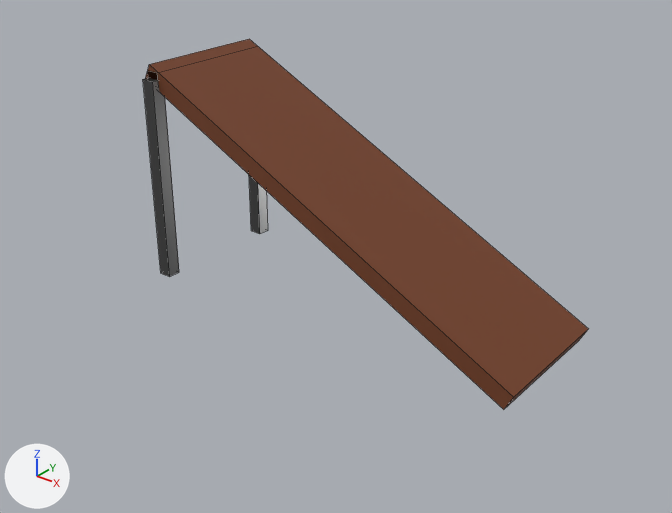
The FBX model Assets/Models/Tetrominos/Slides/VS2.fbx: old version first, new version second.
One viewpoint serves both versions: a 50 mm camera at (3.5, -4.66, 1.71) aimed at (-0.05, -0.23, -1.04). The axes (+X, +Y, +Z) are drawn at lower left. The lights are the same throughout. Mesh edges are drawn as thin lines. Where no turn or scale is listed for an object, it has been applied to the vertices.
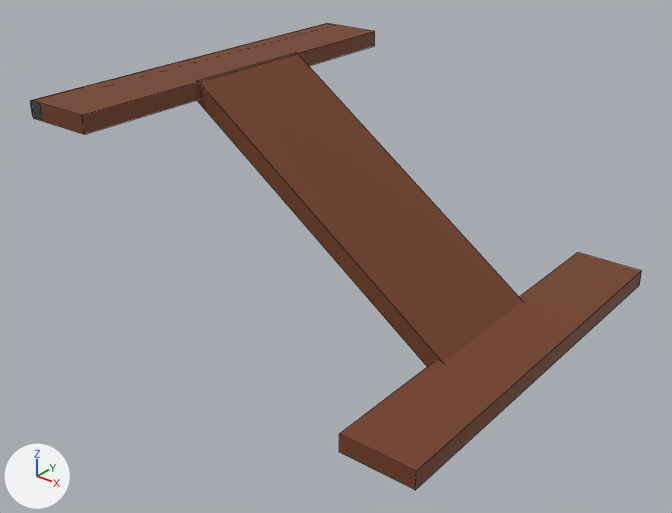
Where the newer file only moved an object's origin or applied its transform, the numbers keep the older frame.

What differs and where, as boxes (x1, y1, x2, y2) in the pictures (672 x 513 px):
'Cube.002', turned, rescaled: before (146, 39, 588, 409); after (197, 52, 523, 367)
'Cube.055', added (brown): after (339, 252, 642, 490)
'Cube.008', recoloured, reshaped: before (148, 72, 158, 80); after (31, 23, 375, 134)
'Cube.005', deleted: before (143, 78, 179, 277)
'Cube.007', deleted: before (249, 175, 268, 234)
'Cube.072', added: after (30, 101, 42, 120)

What the commit changed:
me_cube_020 has 8 vertices, 6 faces and spans x -0.05..0.05, y -0.5..0.5, z -0.05..0.05.
me_cube_020 is used by ob_cube_008; location (-1.45, 0.0, 0.0).
me_cube_020 no longer uses material mat_metall (dark grey #676767).
Part 1, on me_cube_020:
Vertex 0 of me_cube_020 moves from (-0.05, -0.5, -0.05) to (0.46, -1.45, -0.06) at pixel (84, 134).
Vertex 1 of me_cube_020 moves from (-0.05, -0.5, 0.05) at pixel (147, 70) to (0.46, -1.45, 0.06) at pixel (81, 115).
Vertex 2 of me_cube_020 moves from (-0.05, 0.5, -0.05) to (-0.04, -1.45, -0.06) at pixel (33, 118).
Vertex 3 of me_cube_020 moves from (-0.05, 0.5, 0.05) to (-0.04, -1.45, 0.06) at pixel (31, 100).
Vertex 4 of me_cube_020 moves from (0.05, -0.5, -0.05) at pixel (158, 87) to (0.46, 1.45, -0.06) at pixel (374, 46).
Vertex 5 of me_cube_020 moves from (0.05, -0.5, 0.05) at pixel (157, 72) to (0.46, 1.45, 0.06) at pixel (374, 31).
Vertex 6 of me_cube_020 moves from (0.05, 0.5, -0.05) to (-0.04, 1.45, -0.06).
Vertex 7 of me_cube_020 moves from (0.05, 0.5, 0.05) at pixel (257, 46) to (-0.04, 1.45, 0.06) at pixel (326, 23).
me_cube_020 now uses material mat_wood (brown #743e22).
Mesh me_cube_123 is new.
It is a box spanning x -0.25..0.25, y -1.45..1.45, z -0.06..0.06.
It uses material mat_wood (brown #743e22).
Mesh me_cube_132 is new.
It is a box spanning x -0.05..0.05, y -1.45..1.45, z -0.05..0.05.
It uses material mat_metall (dark grey #676767).
Object 'Cube.007' (ob_cube_007) is deleted.
Object 'Cube.005' (ob_cube_005) is deleted.
Object 'Cube.002' (ob_cube_002) turns from (0, 26, 0) to (0, 35, 0) degrees about x, y and z.
Object 'Cube.002' (ob_cube_002) is rescaled from (1.0, 1.0, 1.0) to (0.75, 1.0, 1.0).
Object 'Cube.055' (ob_cube_055) is new; it shows me_cube_123.
Its location is (1.2, 0.0, -1.4).
Object 'Cube.072' (ob_cube_072) is new; it shows me_cube_132.
Its location is (-1.45, 0.0, 0.0).
